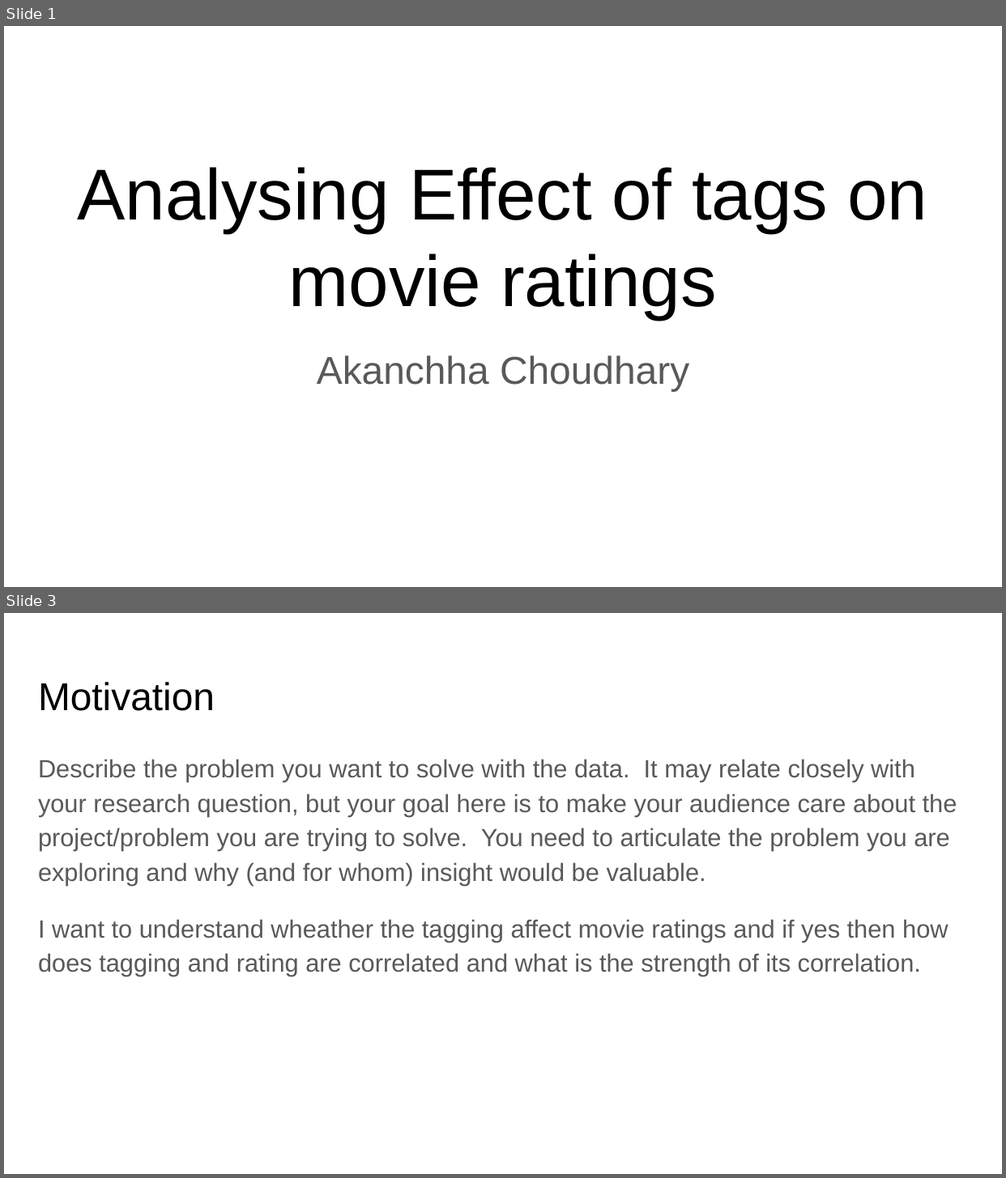
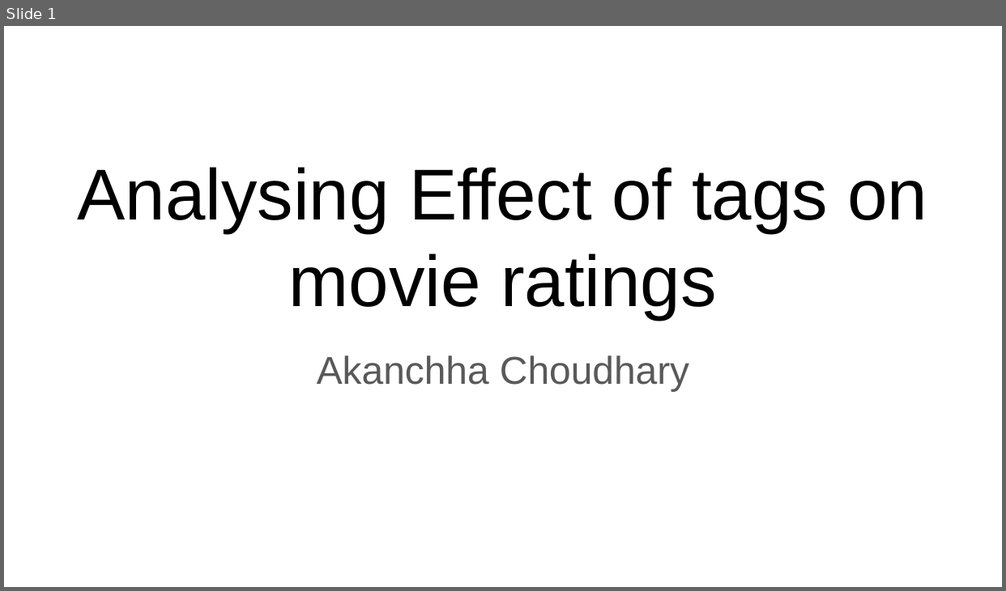
Before and after one commit to AkanchhaChoudhary/UCSanDiegoX-s-Data-Science-MicroMasters, a slide deck: Python_for_Data_Science/week-6/Copy of DSE 200X_ Mini Project Presentation Template.pptx. Shown one above the other, each under a label of ours: slides 1 and 3 before the commit, slide 1 after it; the slides between them are not shown. The pictures are 1006x1178 and 1006x591 pixels, drawn with LibreOffice and Linux fonts; fonts in the diff are those of the drawing. Boxes give left, top, right and bottom in pixels: in the first picture for what was removed or moved away, otherwise in the second. Text is boxed around its words. In the diff, an @@ line names an element or a change of style, - is before the commit and + after.

```diff
--- a/Python_for_Data_Science/week-6/Copy of DSE 200X_ Mini Project Presentation Template.pptx
+++ b/Python_for_Data_Science/week-6/Copy of DSE 200X_ Mini Project Presentation Template.pptx
@@ slide 3 removed at [4,613,1002,1174], background #FFFFFF @@
@@ title removed at [38,682,215,711] @@
-Motivation
@@ text removed at [38,759,957,977] @@
-Describe the problem you want to solve with the data. It may relate closely with your research question, but your goal here is to make your audience care about the project/problem you are trying to solve. You need to articulate the problem you are exploring and why (and for whom) insight would be valuable.
-I want to understand wheather the tagging affect movie ratings and if yes then how does tagging and rating are correlated and what is the strength of its correlation.
```
Also in this commit, not shown: 1 slide changed, 11 slides added, 4 other slides removed, 4 other files.
